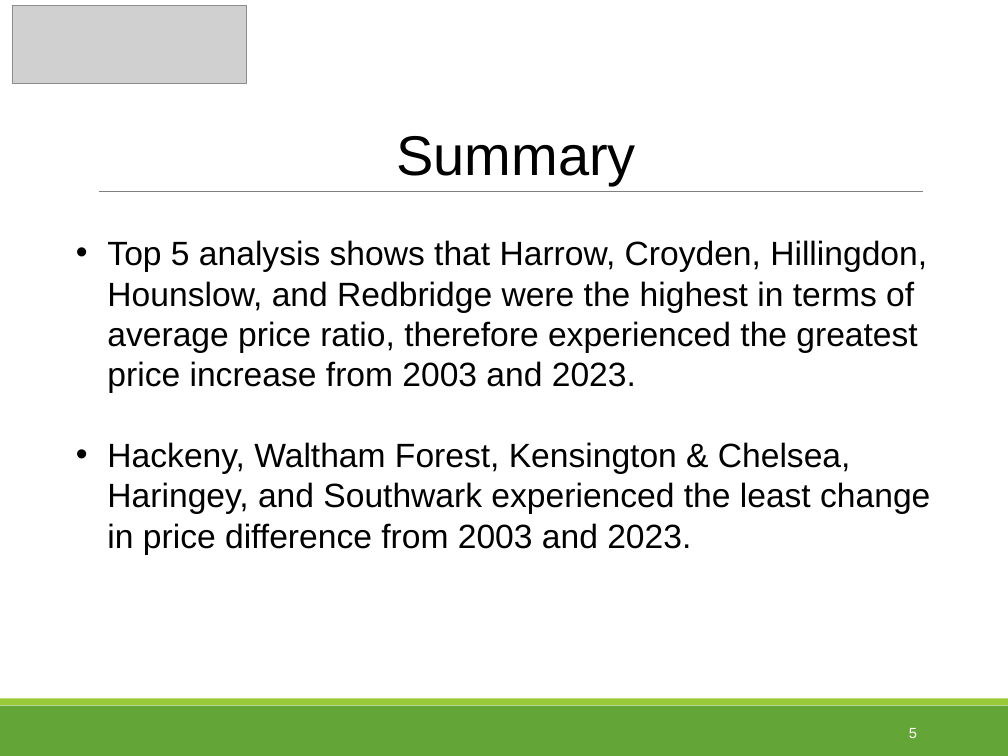
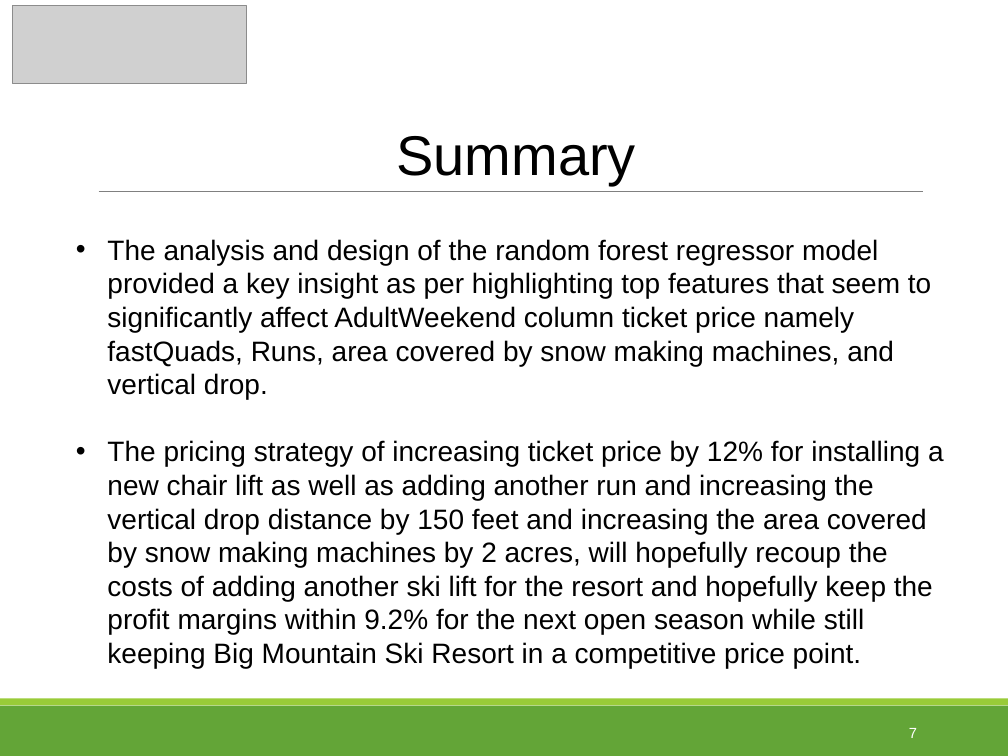
Before and after one commit to tpoozhikala/DataScienceGuidedCapstone, a slide deck: slide 7 of Guided_Capstone_Report_and_Presentation/Big_Mountain_Ski_Resort_Presentation.pptx (slide 5 before the commit). Drawn at 1008x756 pixels with LibreOffice and Linux fonts; fonts in the diff are those of the drawing; grey boxes stand for pictures. Boxes give left, top, right and bottom in pixels: in the first picture for what was removed or moved away, otherwise in the second. Text is boxed around its words. In the diff, an @@ line names an element or a change of style, - is before the commit and + after.

Commit message:
Modified project report and designed presentation slides for Guided Capstone

```diff
--- a/Guided_Capstone_Report_and_Presentation/Big_Mountain_Ski_Resort_Presentation.pptx
+++ b/Guided_Capstone_Report_and_Presentation/Big_Mountain_Ski_Resort_Presentation.pptx
@@ text at box(107, 239, 944, 668): text changed; size 24 to 20 pt @@
-• Top 5 analysis shows that Harrow, Croyden, Hillingdon, Hounslow, and Redbridge were the highest in terms of average price ratio, therefore experienced the greatest price increase from 2003 and 2023.
-• Hackeny, Waltham Forest, Kensington & Chelsea, Haringey, and Southwark experienced the least change in price difference from 2003 and 2023.
+• The analysis and design of the random forest regressor model provided a key insight as per highlighting top features that seem to significantly affect AdultWeekend column ticket price namely fastQuads, Runs, area covered by snow making machines, and vertical drop.
+• The pricing strategy of increasing ticket price by 12% for installing a new chair lift as well as adding another run and increasing the vertical drop distance by 150 feet and increasing the area covered by snow making machines by 2 acres, will hopefully recoup the costs of adding another ski lift for the resort and hopefully keep the profit margins within 9.2% for the next open season while still keeping Big Mountain Ski Resort in a competitive price point.
@@ page number at box(909, 728, 917, 738): text changed @@
-5
+7
```
Also in this commit, not shown: 3 other slides changed, 4 slides added, 2 slides removed, 1 other file.
